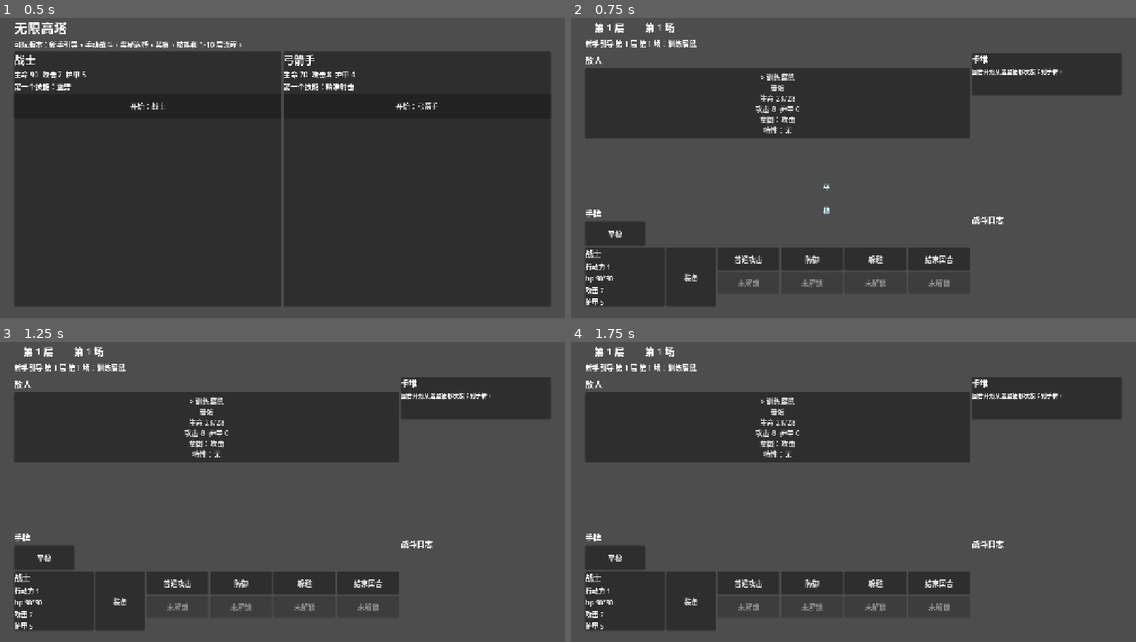
Above: before the commit, frames 1-4 (two rows, left to right).
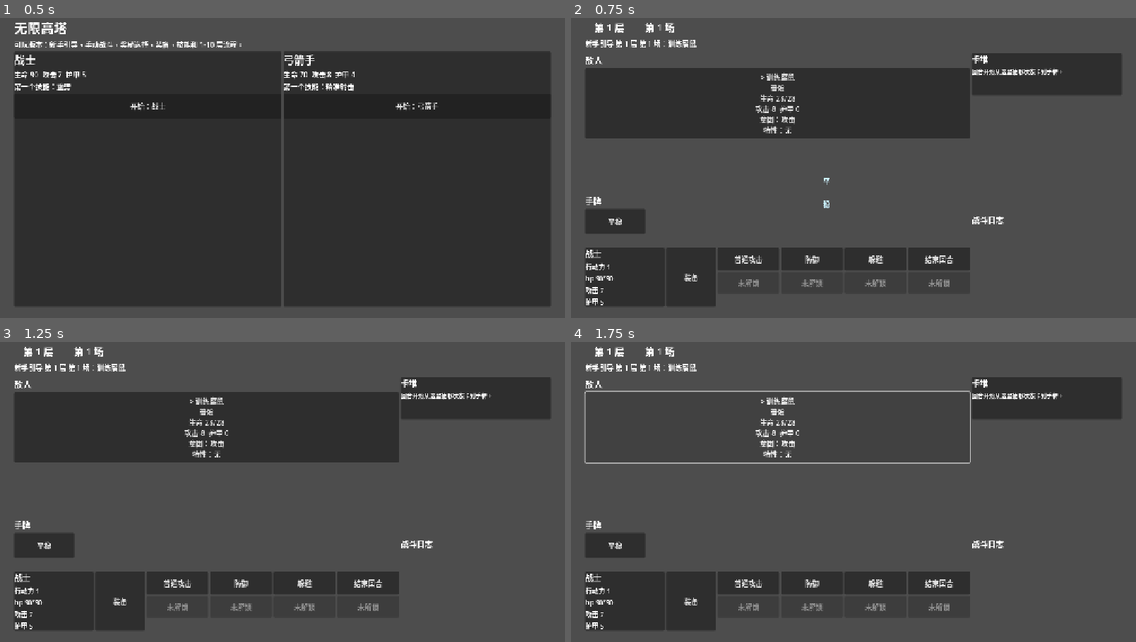
Above: after the commit, the same moments.

Repository: vacryleaf/super_tower
Game: Godot game, scene res://scenes/main.tscn
The game is run twice, just before and just after one commit, with the same random seed, the same clock (stepped at 60 frames per second) and the same inputs.
Inputs:
- Up to frame 1 (0.5 s): no input
- Up to frame 2 (0.75 s): click "开始：战士" at 0.5 s
- Up to frame 3 (1.25 s): no input
- Up to frame 4 (1.75 s): click "> 训练腐鼠 普通 生命 28/28 攻击 8 护甲 0 …" at 1.25 s

Frame 1 is identical in both runs. In frame 2, 0.9% of the frame differs, in the area x 2-46%, y 53-76%; in frame 3, 0.9%; in frame 4, 1.6%, in the area x 2-71%, y 16-76%.

Commit message:
Refresh battle HUD without full rerender

Diff:
--- a/GameProject/scripts/main.gd
+++ b/GameProject/scripts/main.gd
@@ -12,8 +12,14 @@
 var equipment_open := false
 var enemy_card_nodes: Dictionary = {}
 var player_status_node: Control = null
+var player_status_labels: Dictionary = {}
+var message_label_node: Label = null
+var pending_state_label_node: Label = null
 var deck_node: Control = null
 var hand_row_node: Control = null
+var action_buttons: Array[Button] = []
+var skill_buttons: Array[Button] = []
+var log_text_node: RichTextLabel = null
 
 
 func _ready() -> void:
@@ -83,6 +89,7 @@
 	top.add_child(_spacer())
 	root.add_child(top)
 	var message_label := _label(session.message, 16)
+	message_label_node = message_label
 	message_label.custom_minimum_size = Vector2(0, 30)
 	root.add_child(message_label)
 
@@ -100,8 +107,13 @@
 func _render_battle() -> void:
 	enemy_card_nodes.clear()
 	player_status_node = null
+	player_status_labels.clear()
+	pending_state_label_node = null
 	deck_node = null
 	hand_row_node = null
+	action_buttons.clear()
+	skill_buttons.clear()
+	log_text_node = null
 	var body := HBoxContainer.new()
 	body.size_flags_horizontal = Control.SIZE_EXPAND_FILL
 	body.size_flags_vertical = Control.SIZE_EXPAND_FILL
@@ -133,11 +145,12 @@
 		button.disabled = input_locked
 		button.pressed.connect(func(index := i) -> void:
 			session.use_state_card(index)
-			_request_game_render()
+			call_deferred("_refresh_battle_ui")
 		)
 		state_row.add_child(button)
-	if session.pending_state_card != "":
-		combat_area.add_child(_label("已准备：%s" % DataCatalog.STATE_CARDS[session.pending_state_card]["name"], 16))
+	pending_state_label_node = _label(_pending_state_text(), 16)
+	pending_state_label_node.custom_minimum_size = Vector2(0, 24)
+	combat_area.add_child(pending_state_label_node)
 
 	var bottom_bar := HBoxContainer.new()
 	bottom_bar.size_flags_horizontal = Control.SIZE_EXPAND_FILL
@@ -172,7 +185,19 @@
 	button.custom_minimum_size = Vector2(220, 160)
 	button.size_flags_horizontal = Control.SIZE_EXPAND_FILL
 	var selected := ">" if index == selected_target else ""
-	button.text = "%s %s\n%s\n生命 %d/%d\n攻击 %d  护甲 %d\n意图：攻击\n特性：%s" % [
+	button.text = _enemy_card_text(index, selected)
+	button.disabled = int(enemy["hp"]) <= 0
+	button.pressed.connect(func() -> void:
+		selected_target = index
+		call_deferred("_refresh_battle_ui")
+	)
+	enemy_card_nodes[index] = button
+	return button
+
+
+func _enemy_card_text(index: int, selected: String = "") -> String:
+	var enemy: Dictionary = session.enemies[index]
+	return "%s %s\n%s\n生命 %d/%d\n攻击 %d  护甲 %d\n意图：攻击\n特性：%s" % [
 		selected,
 		enemy["name"],
 		_rank_label(enemy["rank"]),
@@ -182,13 +207,6 @@
 		int(enemy["armor"]),
 		_trait_labels(enemy["traits"])
 	]
-	button.disabled = int(enemy["hp"]) <= 0
-	button.pressed.connect(func() -> void:
-		selected_target = index
-		_request_game_render()
-	)
-	enemy_card_nodes[index] = button
-	return button
 
 
 func _render_player_status(parent: Control) -> void:
@@ -197,11 +215,13 @@
 	panel.size_flags_vertical = Control.SIZE_SHRINK_END
 	var box := VBoxContainer.new()
 	panel.add_child(box)
-	box.add_child(_label(DataCatalog.CLASSES[session.class_id]["name"], 18))
-	box.add_child(_label("行动力 %d" % session.action_points, 15))
-	box.add_child(_label("hp %d/%d" % [int(session.player["hp"]), int(session.player["max_hp"])], 15))
-	box.add_child(_label("攻击 %d" % int(session.player["attack"]), 15))
-	box.add_child(_label("护甲 %d" % int(session.player["defense"]), 15))
+	player_status_labels["class"] = _label(DataCatalog.CLASSES[session.class_id]["name"], 18)
+	player_status_labels["action"] = _label("行动力 %d" % session.action_points, 15)
+	player_status_labels["hp"] = _label("hp %d/%d" % [int(session.player["hp"]), int(session.player["max_hp"])], 15)
+	player_status_labels["attack"] = _label("攻击 %d" % int(session.player["attack"]), 15)
+	player_status_labels["armor"] = _label("护甲 %d" % int(session.player["defense"]), 15)
+	for label in player_status_labels.values():
+		box.add_child(label)
 	player_status_node = panel
 	parent.add_child(panel)
 
@@ -217,9 +237,9 @@
 	basic_row.add_child(_action_button("防御", Callable(self, "_on_defend_pressed")))
 	basic_row.add_child(_action_button("躲避", Callable(self, "_on_dodge_pressed")))
 	basic_row.add_child(_action_button("结束回合", Callable(self, "_on_end_turn_pressed")))
-	for i in range(3):
-		var button := basic_row.get_child(i) as Button
-		button.disabled = input_locked or session.action_points < 1
+	for child in basic_row.get_children():
+		action_buttons.append(child as Button)
+	_refresh_action_buttons()
 
 	var skill_row := HBoxContainer.new()
 	skill_row.size_flags_horizontal = Control.SIZE_EXPAND_FILL
@@ -240,6 +260,8 @@
 		else:
 			button.text = "未解锁"
 		skill_row.add_child(button)
+		skill_buttons.append(button)
+	_refresh_action_buttons()
 
 
 func _equipment_panel() -> Control:
@@ -331,7 +353,10 @@
 	action.call()
 	await _play_action_feedback()
 	input_locked = false
-	_request_game_render()
+	if session.phase == "battle":
+		_refresh_battle_ui()
+	else:
+		_request_game_render()
 
 
 func _play_action_feedback() -> void:
@@ -463,14 +488,96 @@
 func _render_log(parent: Control) -> void:
 	parent.add_child(_label("战斗日志", 18))
 	var log_text := RichTextLabel.new()
+	log_text_node = log_text
 	log_text.custom_minimum_size = Vector2(320, 180)
 	log_text.size_flags_horizontal = Control.SIZE_EXPAND_FILL
+	log_text.text = _battle_log_text()
+	parent.add_child(log_text)
+
+
+func _battle_log_text() -> String:
 	var start: int = maxi(0, session.battle_log.size() - 8)
 	var lines: Array[String] = []
 	for i in range(start, session.battle_log.size()):
 		lines.append(session.battle_log[i])
-	log_text.text = "\n".join(lines)
-	parent.add_child(log_text)
+	return "\n".join(lines)
+
+
+func _refresh_battle_ui() -> void:
+	if session.phase != "battle":
+		_request_game_render()
+		return
+	if message_label_node != null and is_instance_valid(message_label_node):
+		message_label_node.text = session.message
+	for index in enemy_card_nodes.keys():
+		var button: Button = enemy_card_nodes[index]
+		if is_instance_valid(button) and index < session.enemies.size():
+			var selected := ">" if int(index) == selected_target else ""
+			button.text = _enemy_card_text(int(index), selected)
+			button.disabled = int(session.enemies[index]["hp"]) <= 0
+	if player_status_labels.has("action"):
+		player_status_labels["action"].text = "行动力 %d" % session.action_points
+	if player_status_labels.has("hp"):
+		player_status_labels["hp"].text = "hp %d/%d" % [int(session.player["hp"]), int(session.player["max_hp"])]
+	if player_status_labels.has("attack"):
+		player_status_labels["attack"].text = "攻击 %d" % int(session.player["attack"])
+	if player_status_labels.has("armor"):
+		player_status_labels["armor"].text = "护甲 %d" % int(session.player["defense"])
+	if pending_state_label_node != null and is_instance_valid(pending_state_label_node):
+		pending_state_label_node.text = _pending_state_text()
+	_refresh_hand_row()
+	_refresh_action_buttons()
+	if log_text_node != null and is_instance_valid(log_text_node):
+		log_text_node.text = _battle_log_text()
+	if not session.last_drawn_cards.is_empty():
+		var cards := session.last_drawn_cards.duplicate()
+		session.last_drawn_cards.clear()
+		call_deferred("_animate_draw_cards", cards)
+
+
+func _refresh_hand_row() -> void:
+	if hand_row_node == null or not is_instance_valid(hand_row_node):
+		return
+	for child in hand_row_node.get_children():
+		child.queue_free()
+	for i in range(session.state_cards.size()):
+		var card_id: String = session.state_cards[i]
+		var button := Button.new()
+		button.text = DataCatalog.STATE_CARDS[card_id]["name"]
+		button.custom_minimum_size = Vector2(136, 56)
+		button.disabled = input_locked
+		button.pressed.connect(func(index := i) -> void:
+			session.use_state_card(index)
+			call_deferred("_refresh_battle_ui")
+		)
+		hand_row_node.add_child(button)
+
+
+func _refresh_action_buttons() -> void:
+	for i in range(action_buttons.size()):
+		var button := action_buttons[i]
+		if button == null or not is_instance_valid(button):
+			continue
+		if i < 3:
+			button.disabled = input_locked or session.action_points < 1
+		else:
+			button.disabled = input_locked
+	for i in range(skill_buttons.size()):
+		var button := skill_buttons[i]
+		if button == null or not is_instance_valid(button):
+			continue
+		if i >= session.player["equipped_skills"].size():
+			button.disabled = true
+			continue
+		var skill_id: String = session.player["equipped_skills"][i]
+		var skill: Dictionary = DataCatalog.SKILLS[skill_id]
+		button.disabled = input_locked or session.action_points < int(skill.get("cost", 0))
+
+
+func _pending_state_text() -> String:
+	if session.pending_state_card == "":
+		return ""
+	return "已准备：%s" % DataCatalog.STATE_CARDS[session.pending_state_card]["name"]
 
 
 func _action_button(text_value: String, callback: Callable) -> Button:
